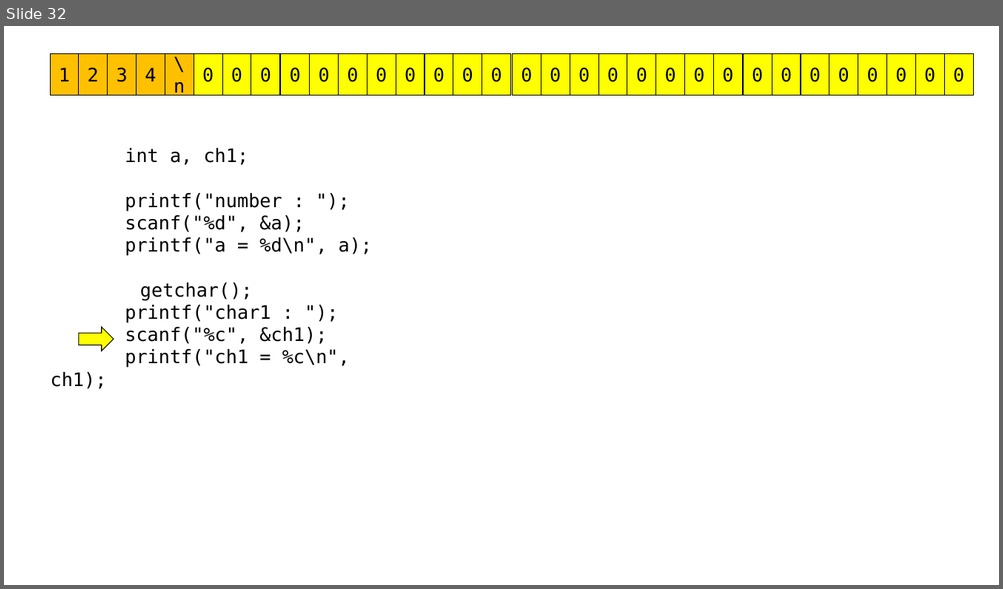
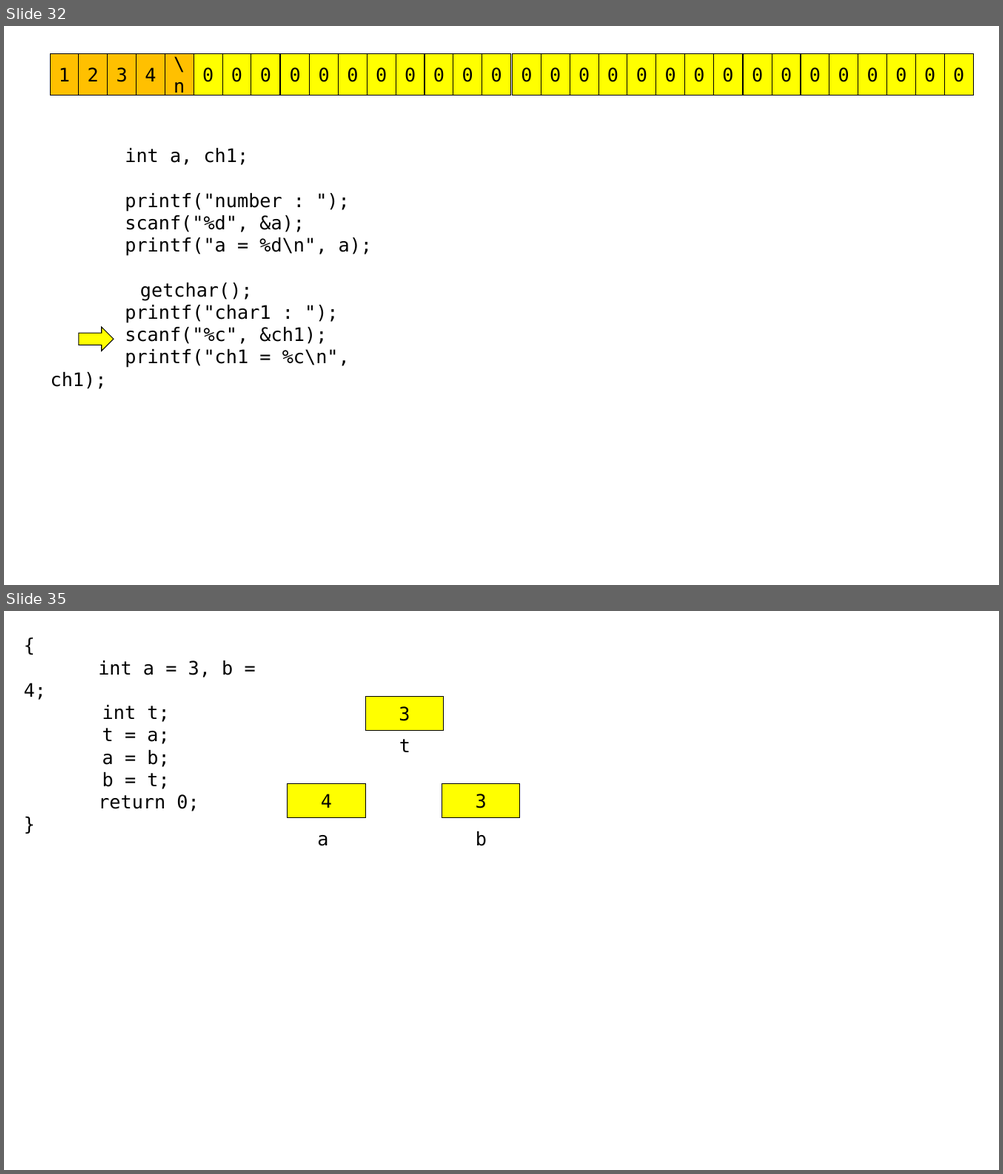
Before and after one commit to imguru-mooc/C_basic_AIR, a slide deck: C_판서.pptx. Shown one above the other, each under a label of ours: slide 32 before the commit, slides 32 and 35 after it; the slides between them are not shown. The pictures are 1003x589 and 1003x1174 pixels, drawn with LibreOffice and Linux fonts; fonts in the diff are those of the drawing. Boxes give left, top, right and bottom in pixels: in the first picture for what was removed or moved away, otherwise in the second. Text is boxed around its words. In the diff, an @@ line names an element or a change of style, - is before the commit and + after.

```diff
--- a/C_판서.pptx
+++ b/C_판서.pptx
@@ slide 35 added at (4,611,999,1170), background #FFFFFF @@
@@ text added at (24,661,233,812), 18 pt, text #000000 @@
+{
+int a = 3, b = 4;
+int t;
+t = a;
+a = b;
+b = t;
+return 0;
+}
@@ rectangle added at (365,697,444,731), fill #FFFF00, outline #000000 0.75 pt, 18 pt, text #000000 @@
+3
@@ text added at (399,739,410,752), 18 pt, text #000000 @@
+t
@@ rectangle added at (287,783,366,817), fill #FFFF00, outline #000000 0.75 pt, 18 pt, text #000000 @@
+4
@@ rectangle added at (442,783,521,817), fill #FFFF00, outline #000000 0.75 pt, 18 pt, text #000000 @@
+3
@@ text added at (475,832,486,846), 18 pt, text #000000 @@
+b
@@ text added at (317,835,328,846), 18 pt, text #000000 @@
+a
```
Also in this commit, not shown: 1 slide changed, 6 other slides added, 1 other file.
